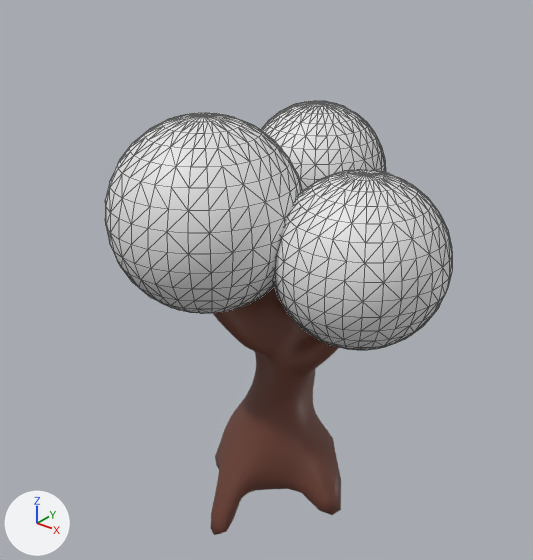
Before and after pictures for a commit that changed the glTF model public/assets/tree.glb.
Camera for both pictures: a 50 mm camera at (5.46, -6.99, 6.58) aimed at (-0.07, -0.08, 2.29). The axes (+X, +Y, +Z) are drawn at lower left. The lights are the same throughout. Mesh edges are drawn as thin lines on the coarser meshes. Where no turn or scale is listed for an object, it has been applied to the vertices.
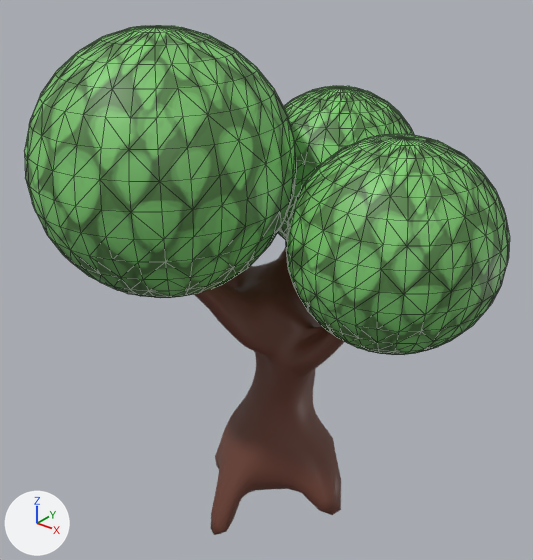
The change, as a diff of the scene's bpy script:
```diff
--- a/public/assets/tree.glb.py
+++ b/public/assets/tree.glb.py
@@ img_leafs @@
+img_leafs = load_image('leafs', '_unpacked/leafs', 2048, 2048, 'sRGB')
@@ mat_material @@
+mat_material = principled_material('Material')
+mat_material.texture = img_leafs
@@ me_sphere_003_1 @@
+me_sphere_003_1.from_pydata(...)  # a UV sphere (32 segments, 16 rings, poles along z) spanning x -1.16..1.16, y -1.16..1.16, z -1.16..1.16
+me_sphere_003_1.materials.append(mat_material)  # picture img_leafs
@@ me_sphere_002_1 @@
+me_sphere_002_1.from_pydata(...)  # a UV sphere (32 segments, 16 rings, poles along z) spanning x -1.62..1.62, y -1.62..1.62, z -1.62..1.62
+me_sphere_002_1.materials.append(mat_material)  # picture img_leafs
@@ me_sphere_001_1 @@
+me_sphere_001_1.from_pydata(...)  # a UV sphere (32 segments, 16 rings, poles along z) spanning x -1.28..1.28, y -1.28..1.28, z -1.28..1.28
+me_sphere_001_1.materials.append(mat_material)  # picture img_leafs
@@ ob_sphere @@
-ob_sphere = bpy.data.objects.new('Sphere', me_sphere_001)
-ob_sphere.location = (-0.45, 1.54, 3.31)
@@ ob_sphere_001 @@
-ob_sphere_001 = bpy.data.objects.new('Sphere.001', me_sphere_002)
-ob_sphere_001.location = (-0.54, -0.69, 3.29)
@@ ob_sphere_002 @@
-ob_sphere_002 = bpy.data.objects.new('Sphere.002', me_sphere_003)
-ob_sphere_002.location = (1.27, 0.04, 2.92)
@@ ob_leaf_002 @@
+ob_leaf_002 = bpy.data.objects.new('leaf.002', me_sphere_003_1)
+ob_leaf_002.location = (0.05, 1.31, 3.45)
@@ ob_leaf_001 @@
+ob_leaf_001 = bpy.data.objects.new('leaf.001', me_sphere_002_1)
+ob_leaf_001.location = (-0.96, -0.96, 3.91)
@@ ob_leaf @@
+ob_leaf = bpy.data.objects.new('leaf', me_sphere_001_1)
+ob_leaf.location = (1.64, 0.19, 3.17)
```

Changed parts and their boxes [x1, y1, x2, y2] in the pictures (533 x 560 px):
'leaf.001', added (green): after [24, 25, 297, 298]
'leaf', added (green): after [286, 134, 510, 355]
'Sphere.001', deleted: before [105, 112, 303, 313]
'Sphere.002', deleted: before [273, 170, 452, 350]
'leaf.002', added (green): after [278, 86, 414, 240]
'Sphere', deleted: before [261, 101, 385, 190]
